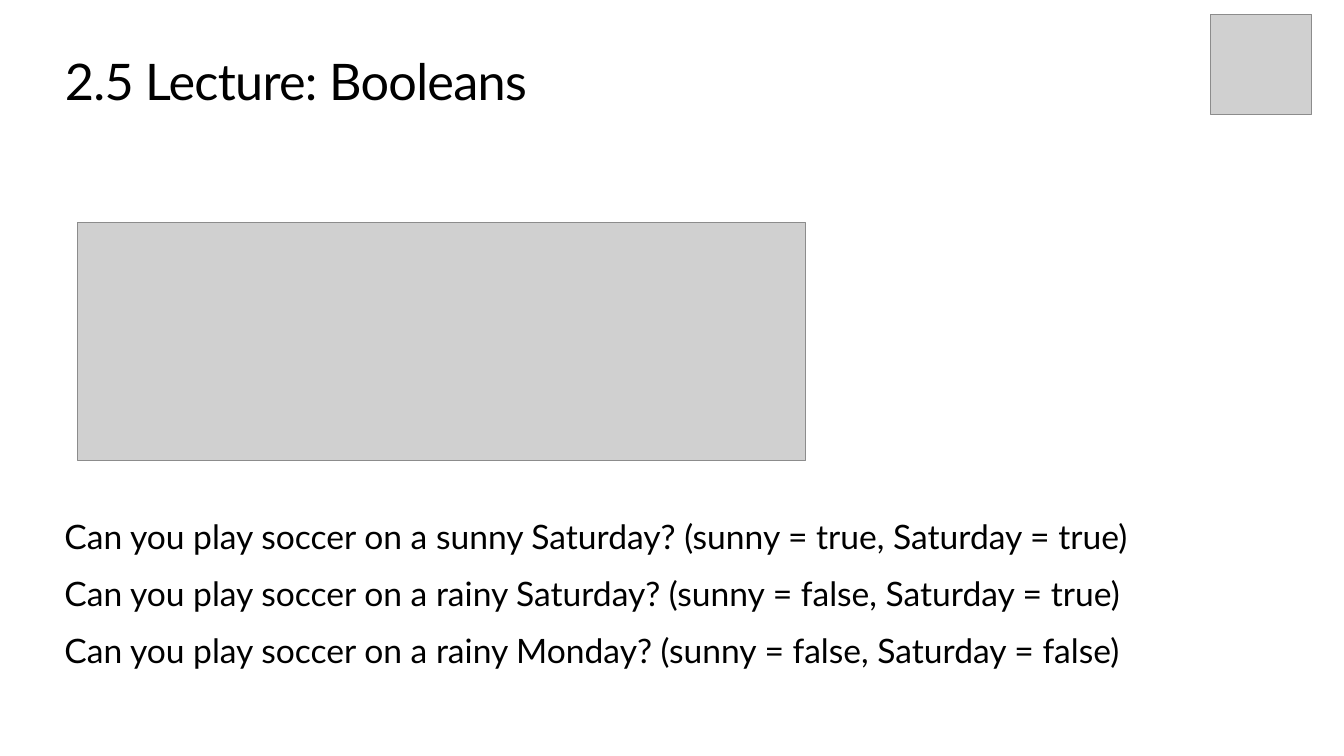
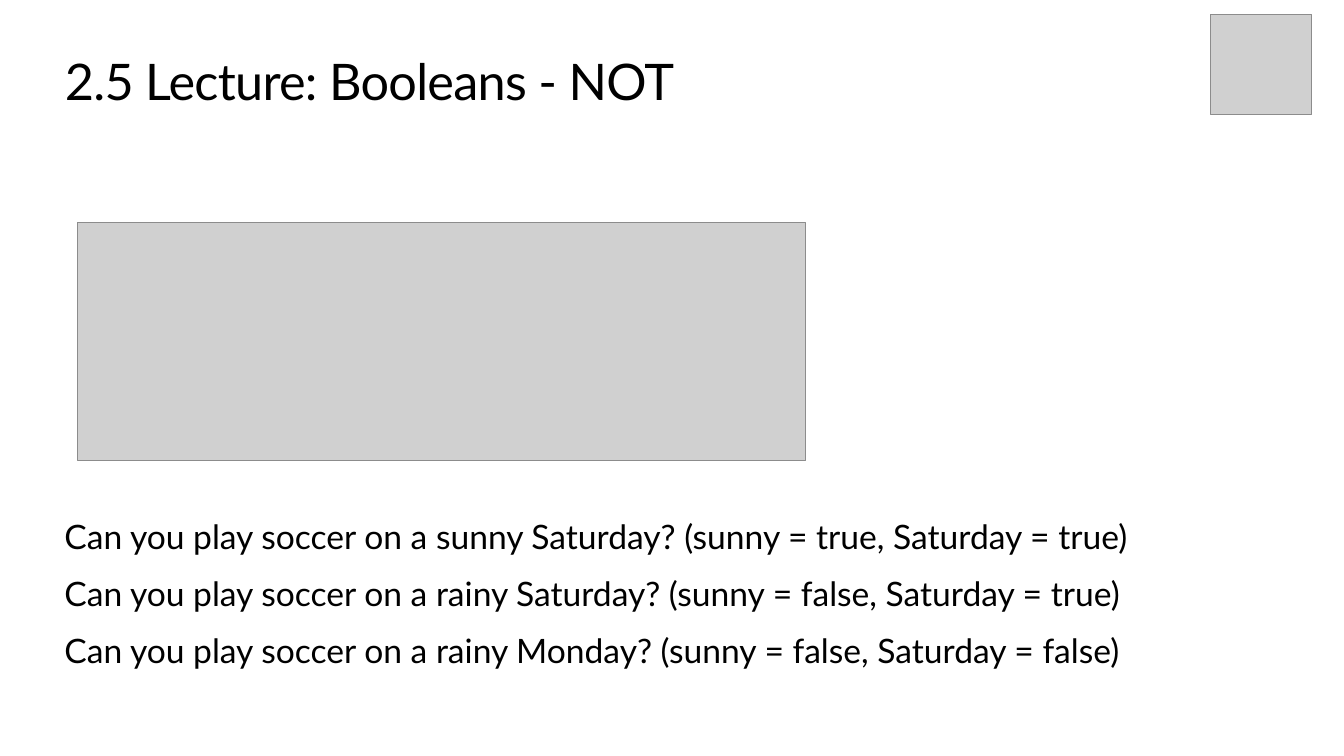
Before and after one commit to TEALSK12/introduction-to-computer-science, a slide deck: slide 12 of slidedecks/TEALS SNAP 2.5.pptx. Drawn at 1344x756 pixels with LibreOffice and Linux fonts; fonts in the diff are those of the drawing; grey boxes stand for pictures; background and template pictures are left out. Boxes give left, top, right and bottom in pixels: in the first picture for what was removed or moved away, otherwise in the second. Text is boxed around its words. In the diff, an @@ line names an element or a change of style, - is before the commit and + after.

```diff
--- a/slidedecks/TEALS SNAP 2.5.pptx
+++ b/slidedecks/TEALS SNAP 2.5.pptx
@@ title at (x1=65, y1=63, x2=675, y2=101): text changed @@
-2.5 Lecture: Booleans
+2.5 Lecture: Booleans - NOT
```
Also in this commit, not shown: 3 other slides changed.
